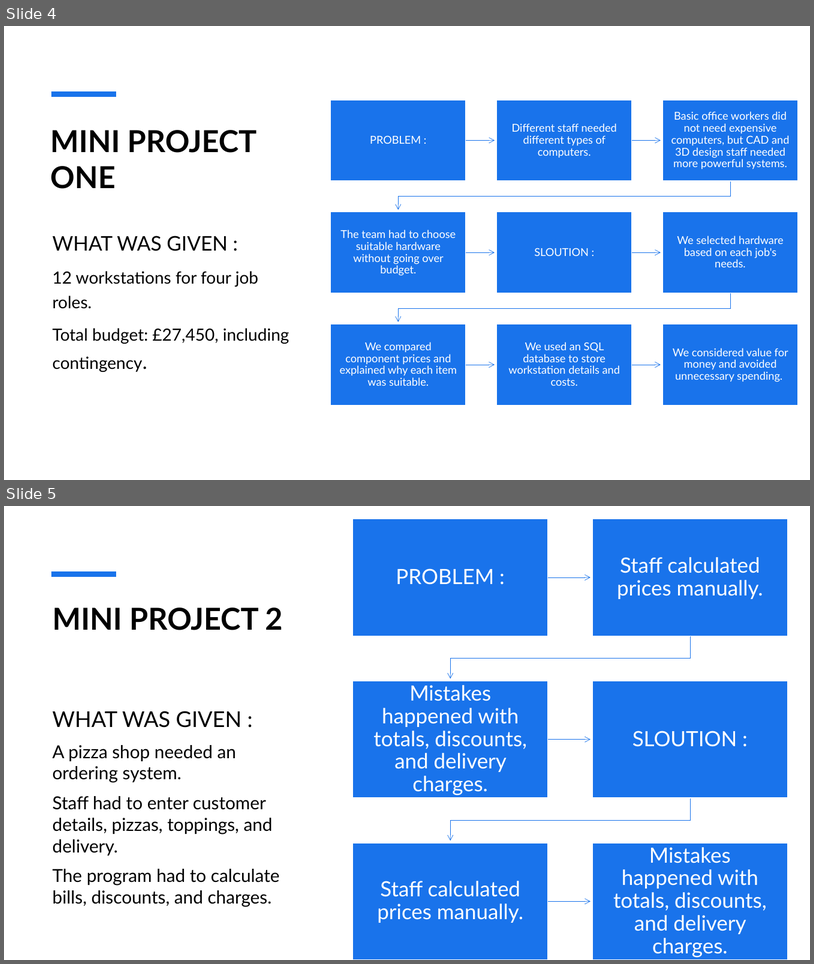
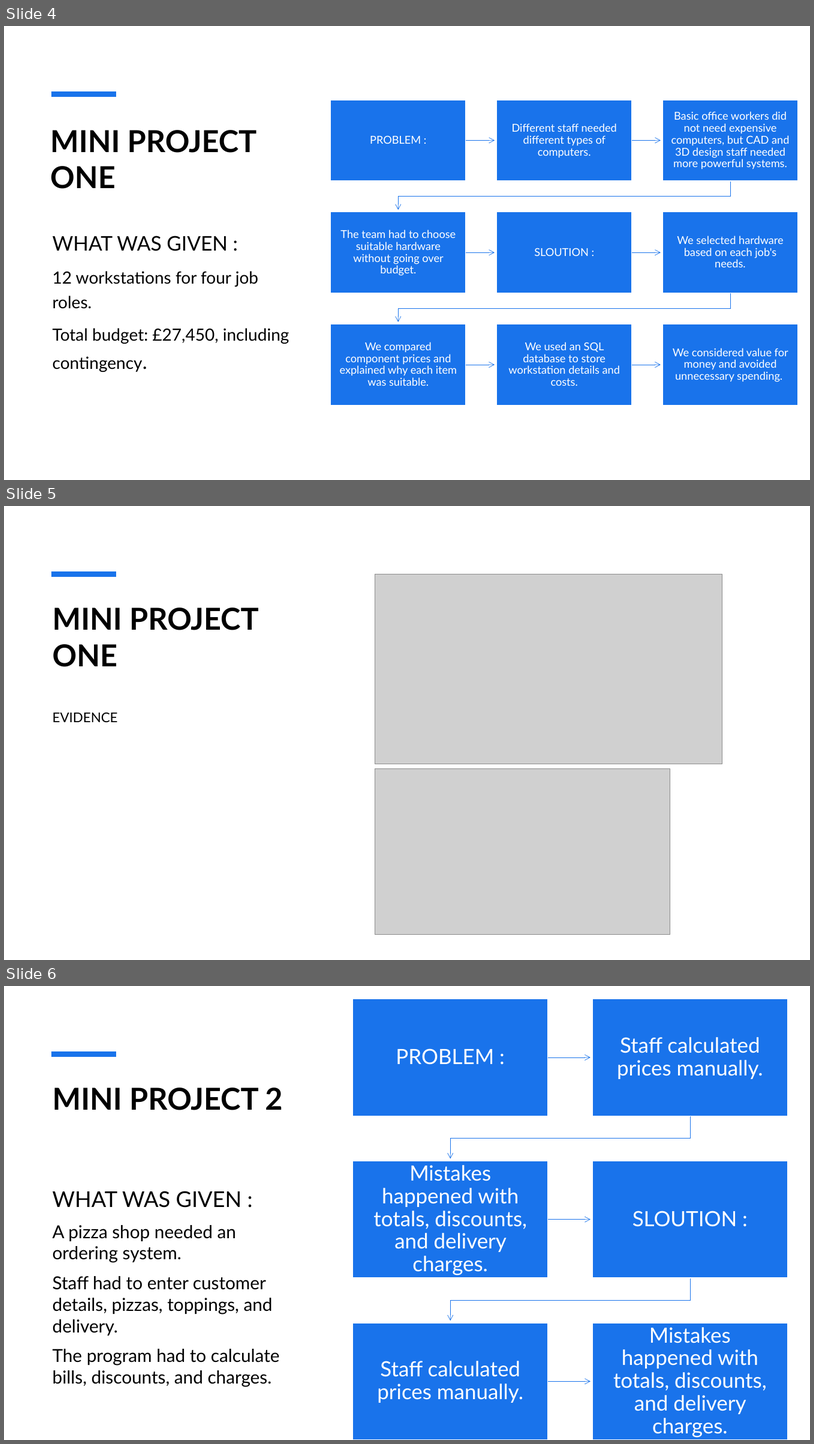
Before and after one commit to samlolenga/COM4401-2026-AS36-3A, a slide deck: 05_Team_Presentation(Viva)/05_Contribution/TEAM PRESENTION.pptx. Shown one above the other, each under a label of ours: slides 4 and 5 before the commit, slides 4, 5 and 6 after it. The pictures are 814x964 and 814x1444 pixels, drawn with LibreOffice and Linux fonts; fonts in the diff are those of the drawing; grey boxes stand for pictures. Boxes give left, top, right and bottom in pixels: in the first picture for what was removed or moved away, otherwise in the second. Text is boxed around its words. In the diff, an @@ line names an element or a change of style, - is before the commit and + after.

```diff
--- a/05_Team_Presentation(Viva)/05_Contribution/TEAM PRESENTION.pptx
+++ b/05_Team_Presentation(Viva)/05_Contribution/TEAM PRESENTION.pptx
@@ slide 5 added at box(4, 506, 810, 960), background #FFFFFF; not listed: 1 template element that a slide beside it also shows @@
@@ picture added at box(375, 574, 722, 765) @@
@@ title added at box(53, 607, 259, 667), 36 pt, text #000000, bold @@
+MINI PROJECT ONE
@@ text added at box(53, 712, 118, 722), 16 pt, text #000000 @@
+EVIDENCE
@@ picture added at box(375, 769, 670, 934) @@
@@ what was slide 5 is now slide 6 @@
```
Also in this commit, not shown: 1 slide changed, 6 other slides added.
